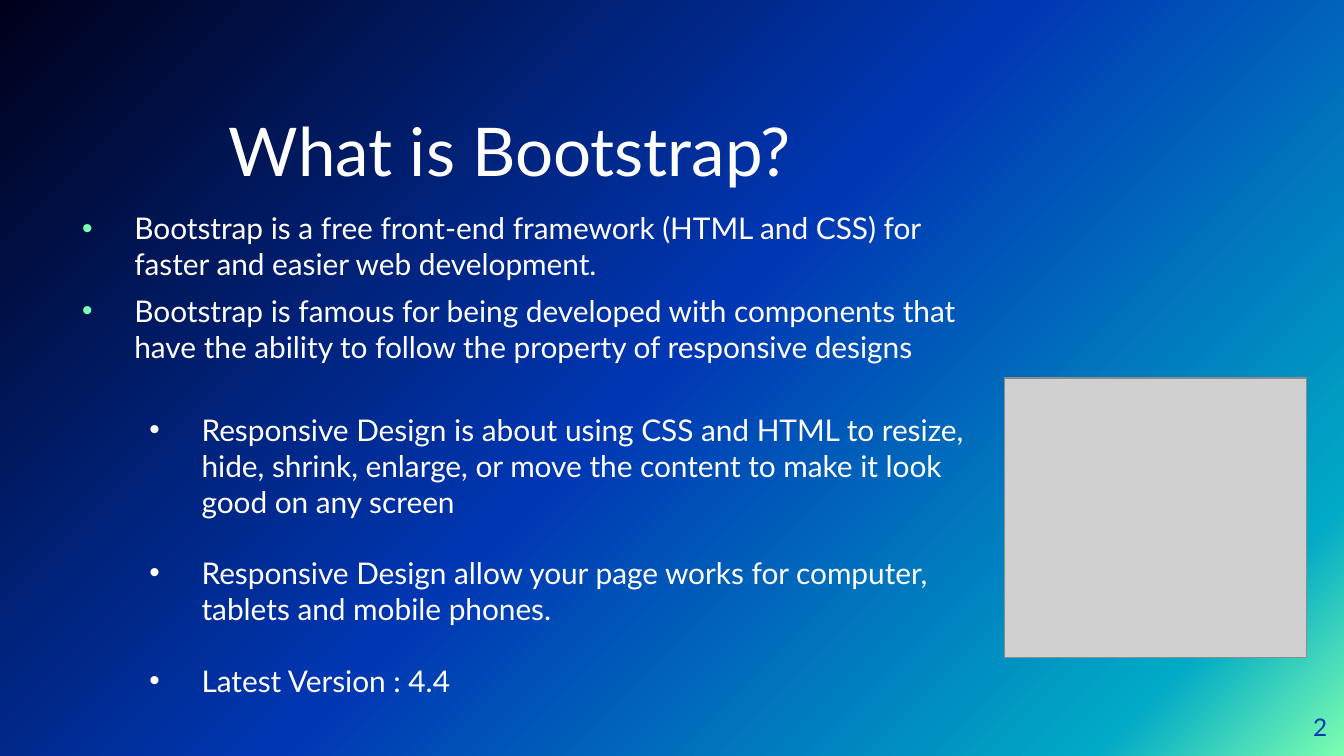
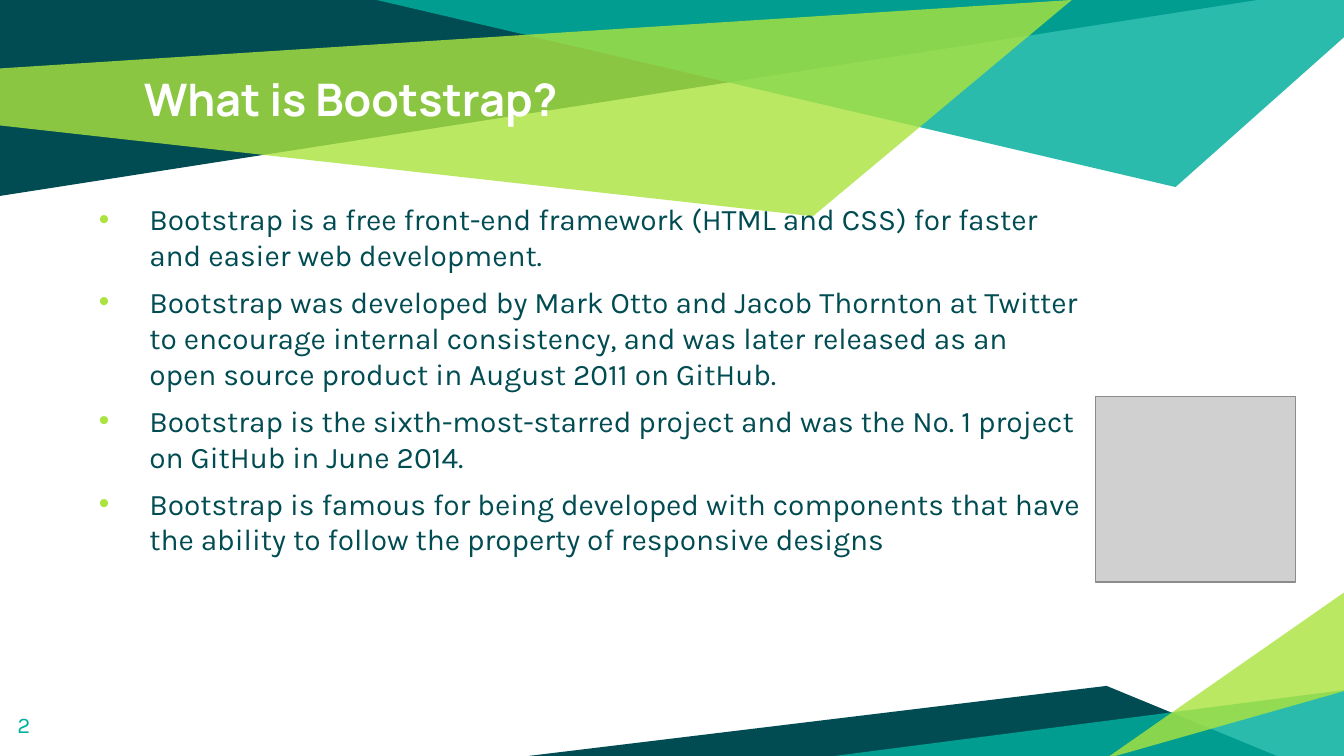
Before and after one commit to RazCrimson/Lab_Main, a slide deck: slide 2 of Sem 2/Web development Lab/Class/Bootstrap.pptx. Drawn at 1344x756 pixels with LibreOffice and Linux fonts; fonts in the diff are those of the drawing; grey boxes stand for pictures; background and template pictures are left out. Boxes give left, top, right and bottom in pixels: in the first picture for what was removed or moved away, otherwise in the second. Text is boxed around its words. In the diff, an @@ line names an element or a change of style, - is before the commit and + after.

Commit message:
WDL ppt update

```diff
--- a/Sem 2/Web development Lab/Class/Bootstrap.pptx
+++ b/Sem 2/Web development Lab/Class/Bootstrap.pptx
@@ background picture (left out) to #FFFFFF @@
@@ title "What is Bootstrap?": place and size @@
-title "What is Bootstrap?" at [229, 126, 791, 188]
+title "What is Bootstrap?" at [144, 83, 557, 128]
@@ title "What is Bootstrap?" at [144, 83, 557, 128]: size 36 to 24 pt, font Lato to Manrope, bold on; alignment centre to left; vertical alignment bottom to top @@
@@ text "Bootstrap is a free front-end ...": place and size @@
-text "Bootstrap is a free front-end ..." at [134, 216, 964, 625]
+text "Bootstrap is a free front-end ..." at [149, 203, 1080, 558]
@@ text at [149, 203, 1080, 558]: font Lato to Karla, text colour #FFFFFF to #004C52 in "Bootstrap is a free front-end framework (HTML ...", "Bootstrap is famous for being developed with ..."; indent changed; bullet colour #7DFFB1 to #ABE33F @@
@@ text at [149, 292, 1077, 469]: paragraphs added @@
+• Bootstrap was developed by Mark Otto and Jacob Thornton at Twitter to encourage internal consistency, and was later released as an open source product in August 2011 on GitHub.
+• Bootstrap is the sixth-most-starred project and was the No. 1 project on GitHub in June 2014.
@@ text at [202, 419, 964, 625]: paragraphs removed @@
-  • Responsive Design is about using CSS and HTML to resize, hide, shrink, enlarge, or move the content to make it look good on any screen
-  • Responsive Design allow your page works for computer, tablets and mobile phones.
-  • Latest Version : 4.4
@@ picture: place and size @@
-picture at [1004, 378, 1306, 657]
+picture at [1095, 396, 1296, 582]
@@ group added at [0, 0, 1344, 756]: 6 freeform shapes @@
@@ page number: place and size @@
-page number at [1313, 718, 1327, 736]
+page number at [17, 718, 30, 733]
@@ page number at [17, 718, 30, 733]: size 13 to 12 pt, font Lato to Karla, text colour #0037B3 to #00AE9D; alignment right to left; vertical alignment middle to top @@
```
Also in this commit, not shown: 6 other slides changed, 10 slides added, 4 slides removed, 32 other files.
